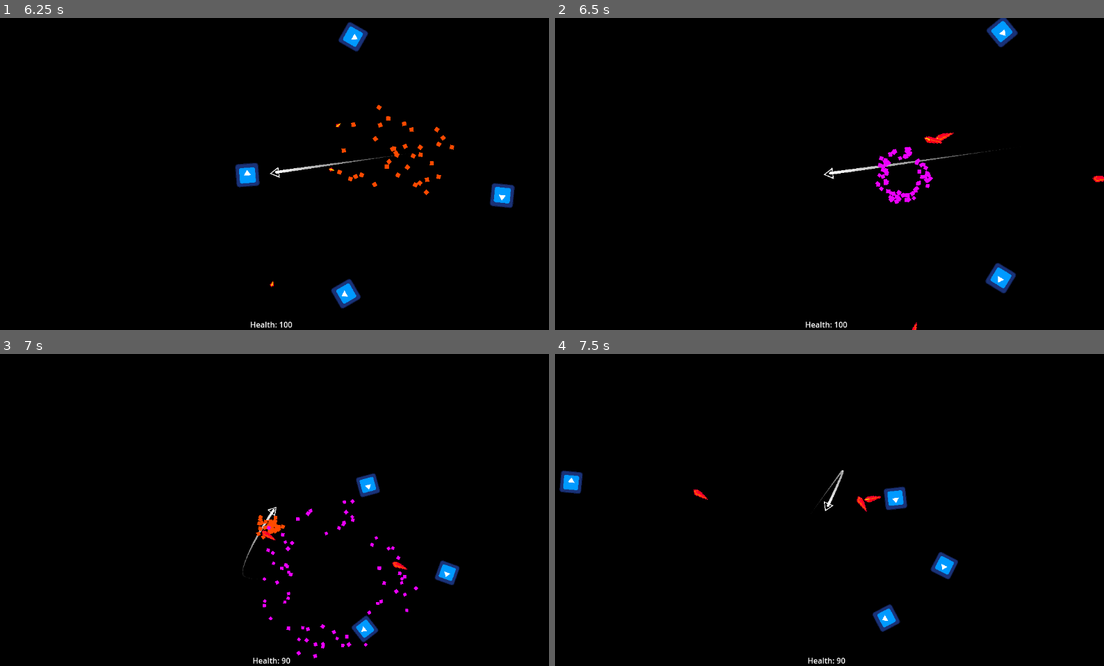
Above: before the commit, frames 1-4 (two rows, left to right).
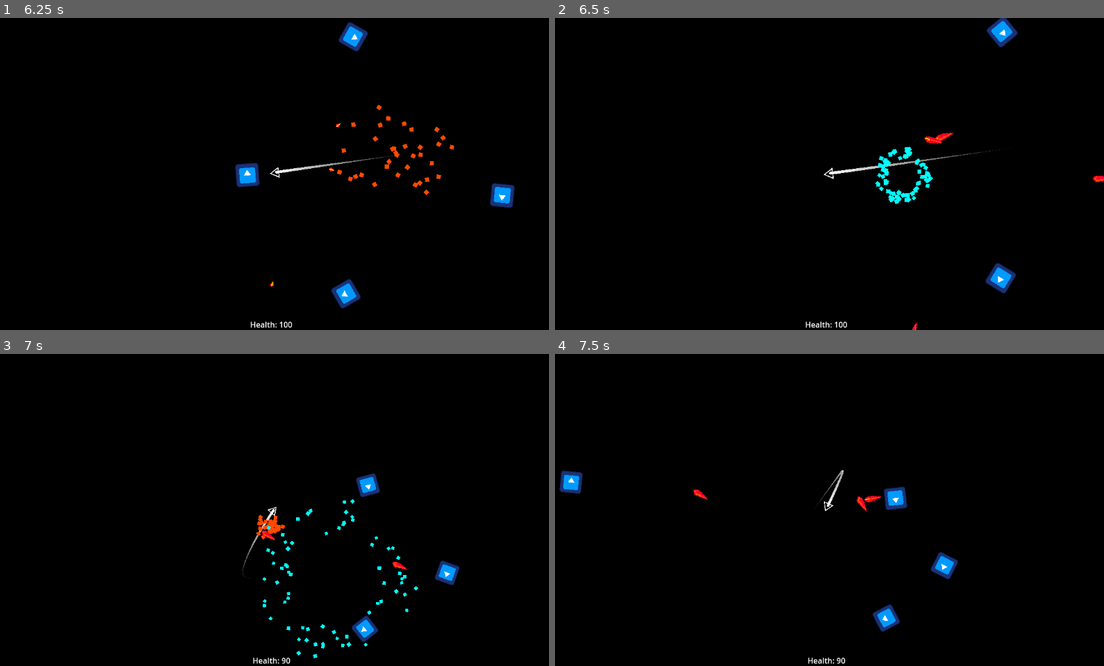
Above: after the commit, the same moments.

Repository: HazarBakir/void_blade
Game: Godot game, scene res://Scenes/main_menu.tscn
Two runs of this game, one before a commit and one after it. Both use one fixed random seed, a clock stepped at 60 frames per second and the inputs below. The engine's default icon, where the game draws it, is replaced by a stand-in: a white triangle on a blue panel in a dark square.
Inputs (mouse positions are in pixels of both pictures, inside the frame that each line leads up to):
- Up to frame 1 (6.25 s): click "Play" at 0.5 s; tap Enter at 1.25 s; move the mouse to (241, 236) at 1.27 s; press the mouse at (241, 236) at 1.28 s; move the mouse to (439, 220) at 2.02 s; release the mouse at (439, 220) at 2.03 s; click (439, 220) at 2.1 s; move the mouse to (104, 127) at 2.77 s; press the mouse at (104, 127) at 2.78 s; move the mouse to (296, 174) at 3.52 s; release the mouse at (296, 174) at 3.53 s; click (296, 174) at 3.6 s; move the mouse to (186, 96) at 4.27 s; press the mouse at (186, 96) at 4.28 s; move the mouse to (395, 158) at 5.02 s; release the mouse at (395, 158) at 5.03 s; click (395, 158) at 5.1 s; move the mouse to (159, 189) at 5.77 s; press the mouse at (159, 189) at 5.78 s
- Up to frame 2 (6.5 s): no input
- Up to frame 3 (7 s): move the mouse to (329, 441) at 6.52 s; release the mouse at (329, 441) at 6.53 s; click (329, 441) at 6.6 s
- Up to frame 4 (7.5 s): move the mouse to (796, 572) at 7.27 s; press the mouse at (796, 572) at 7.28 s

Frame 1 is identical in both runs. In frame 2, 0.5% of the frame differs, in the area x 58-69%, y 41-60%; in frame 3, 0.5%, in the area x 47-77%, y 46-98%; in frame 4, nothing differs.

Commit message:
add video: sneak_peek

Diff:
--- a/Scenes/explode_enemy_death.tscn
+++ b/Scenes/explode_enemy_death.tscn
@@ -393,7 +393,7 @@
 shader_parameter/emission_shape_offset = Vector3(0, 0, 0)
 shader_parameter/emission_shape_scale = Vector3(1, 1, 1)
 shader_parameter/velocity_pivot = Vector3(0, 0, 0)
-shader_parameter/color_value = Color(0.740653, 0.224336, 0.999999, 1)
+shader_parameter/color_value = Color(0, 0.733333, 1, 1)
 shader_parameter/gravity = Vector3(0, -1e-06, 0)
 
 [node name="GPUParticles2D" type="GPUParticles2D"]
Not shown, added: sneak_peek.mp4
